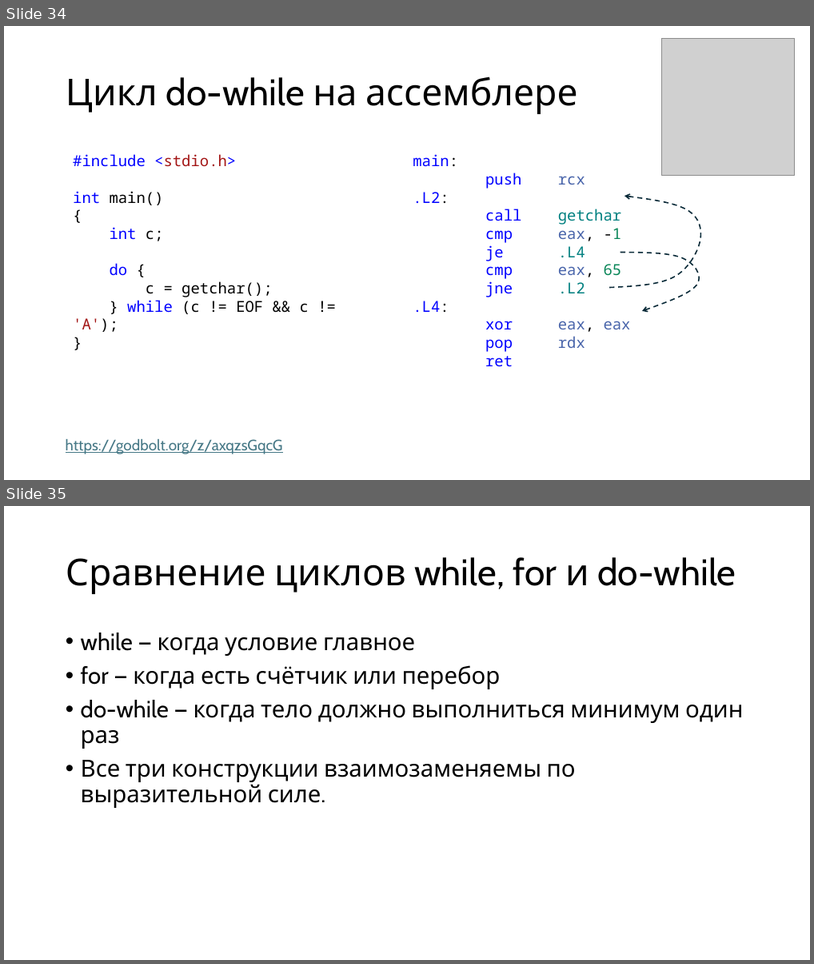
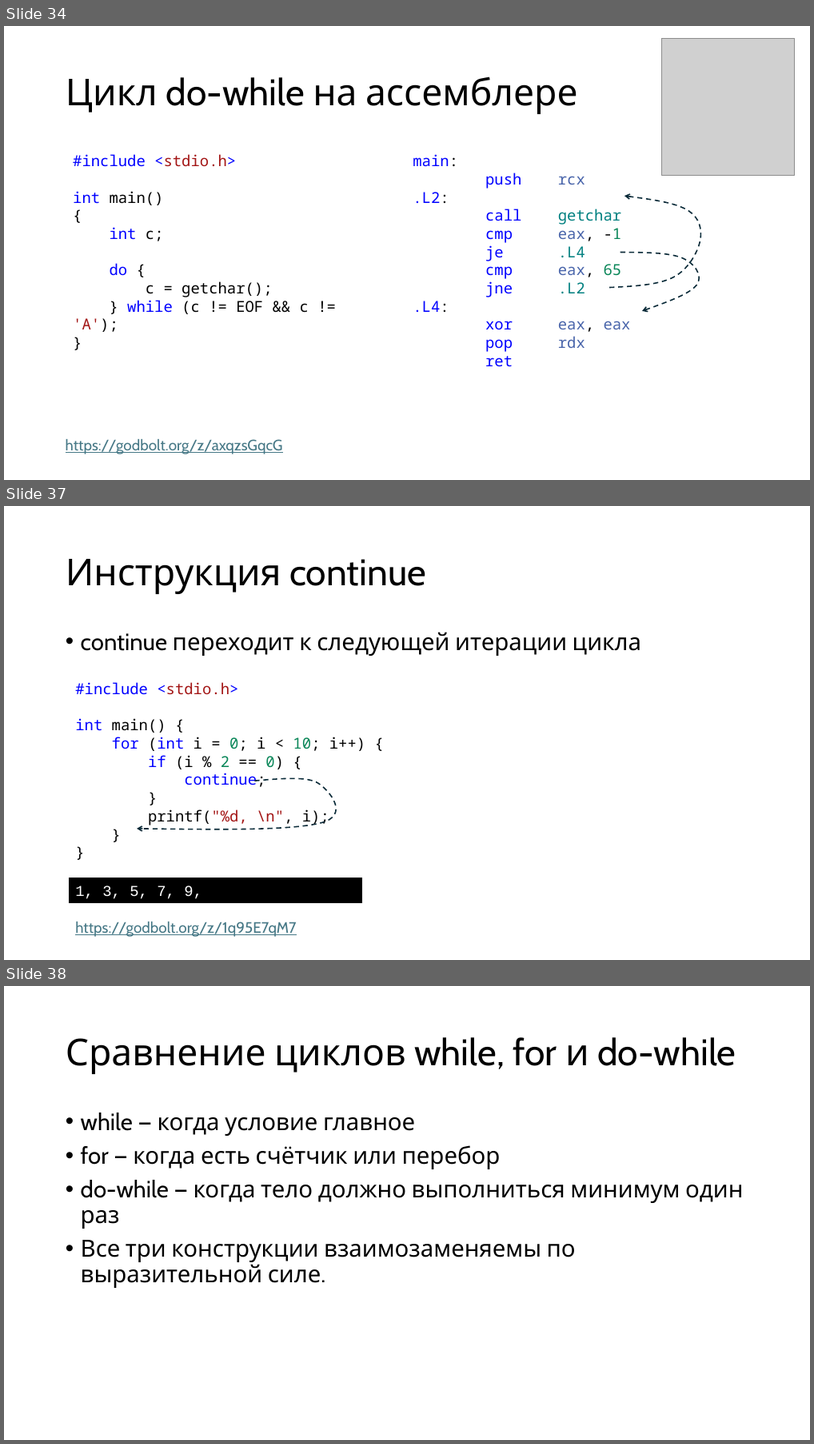
Before and after one commit to alexey-malov/mpp, a slide deck: lectures/02/Control Flow and Arrays.pptx. Shown one above the other, each under a label of ours: slides 34 and 35 before the commit, slides 34, 37 and 38 after it; the slides between them are not shown. The pictures are 814x964 and 814x1444 pixels, drawn with LibreOffice and Linux fonts; fonts in the diff are those of the drawing; grey boxes stand for pictures. Boxes give left, top, right and bottom in pixels: in the first picture for what was removed or moved away, otherwise in the second. Text is boxed around its words. In the diff, an @@ line names an element or a change of style, - is before the commit and + after.

Commit message:
Добавил информацию в презентацию про break, continue, goto

```diff
--- a/lectures/02/Control Flow and Arrays.pptx
+++ b/lectures/02/Control Flow and Arrays.pptx
@@ slide 37 added at (4, 506, 810, 960), background #FFFFFF @@
@@ title added at (66, 559, 426, 594), 44 pt, text #000000 @@
+Инструкция continue
@@ text added at (81, 632, 642, 656), 28 pt, text #000000 @@
+• continue переходит к следующей итерации цикла
@@ text added at (75, 682, 366, 826), 18 pt, text #000000 @@
+#include <stdio.h>
+int main() {
+for (int i = 0; i < 10; i++) {
+if (i % 2 == 0) {
+continue;
+}
+printf("%d, \n", i);
+}
+}
@@ freeform shape added at (137, 778, 336, 829), outline #092A39 1.5 pt dashed @@
@@ rectangle added at (70, 878, 362, 902), fill #000000, outline #000000 1.5 pt, 18 pt, text #FFFFFF @@
+1, 3, 5, 7, 9,
@@ text added at (75, 921, 296, 936), 18 pt, text #467886, underline @@
+https://godbolt.org/z/1q95E7qM7
@@ what was slide 35 is now slide 38 @@
```
Also in this commit, not shown: 3 other slides added.
